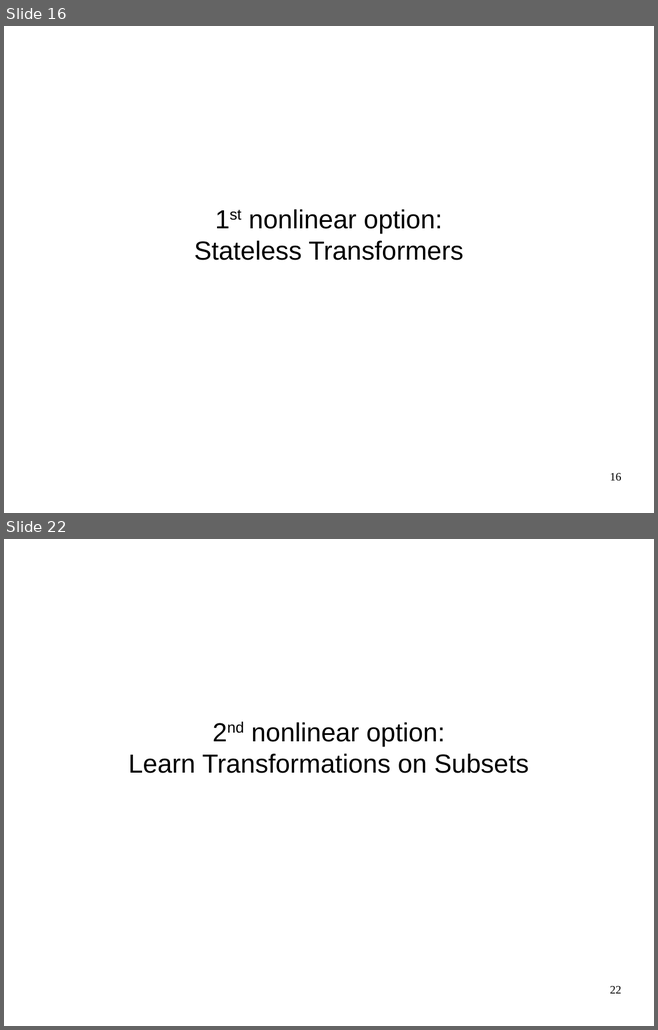
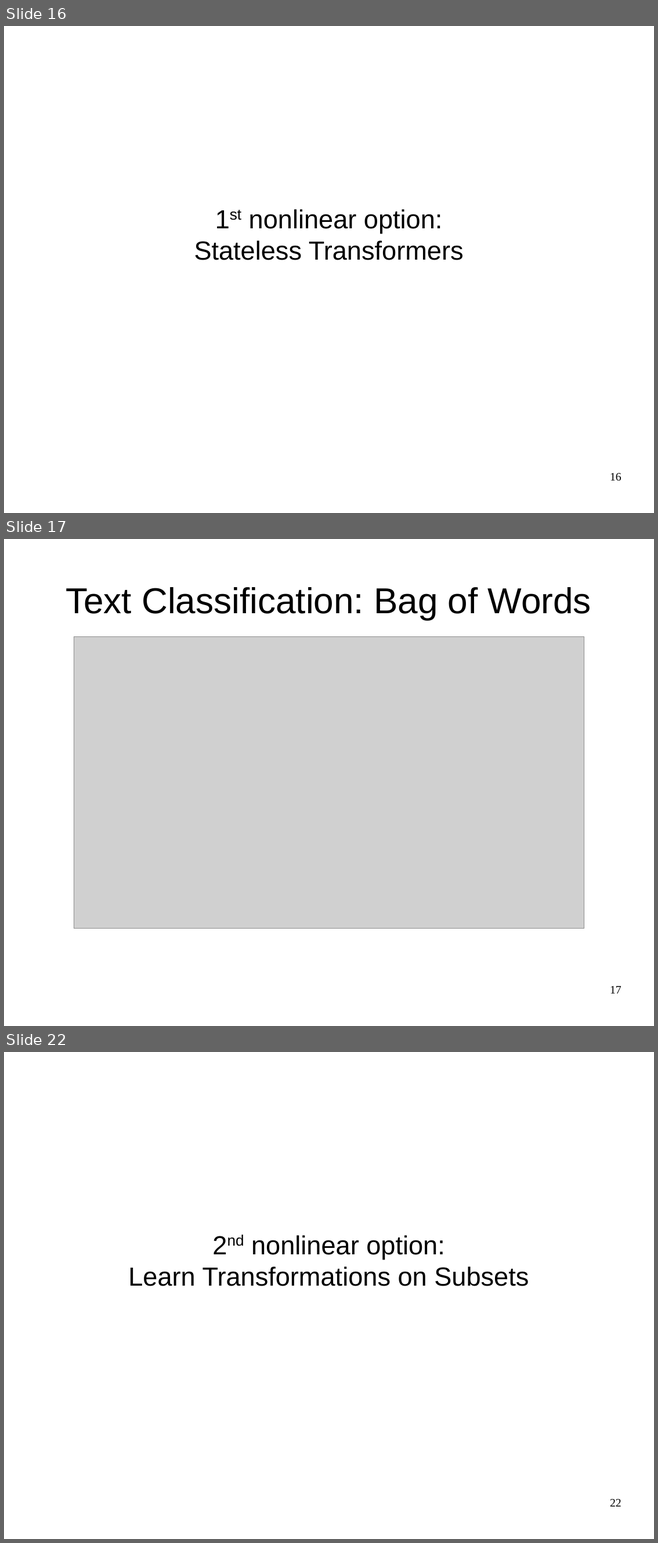
Before and after one commit to amueller/talks_odt, a slide deck: large-scale-non-linear-learning-pygotham-2015.odp. Shown one above the other, each under a label of ours: slides 16 and 22 before the commit, slides 16, 17 and 22 after it; the slides between them are not shown. The pictures are 658x1030 and 658x1543 pixels, drawn with LibreOffice and Linux fonts; fonts in the diff are those of the drawing; grey boxes stand for pictures. Boxes give left, top, right and bottom in pixels: in the first picture for what was removed or moved away, otherwise in the second. Text is boxed around its words. In the diff, an @@ line names an element or a change of style, - is before the commit and + after.

```diff
--- a/large-scale-non-linear-learning-pygotham-2015.odp
+++ b/large-scale-non-linear-learning-pygotham-2015.odp
@@ slide 17 added at box(4, 539, 654, 1026), background #FFFFFF @@
@@ title added at box(65, 587, 591, 620), 44 pt, text #000000 @@
+Text Classification: Bag of Words
@@ picture added at box(74, 637, 584, 929) @@
@@ page number added at box(610, 986, 621, 994), 14 pt, text #000000 @@
+17
```
Also in this commit, not shown: 12 slides changed, 3 other slides added, 2 slides removed.
